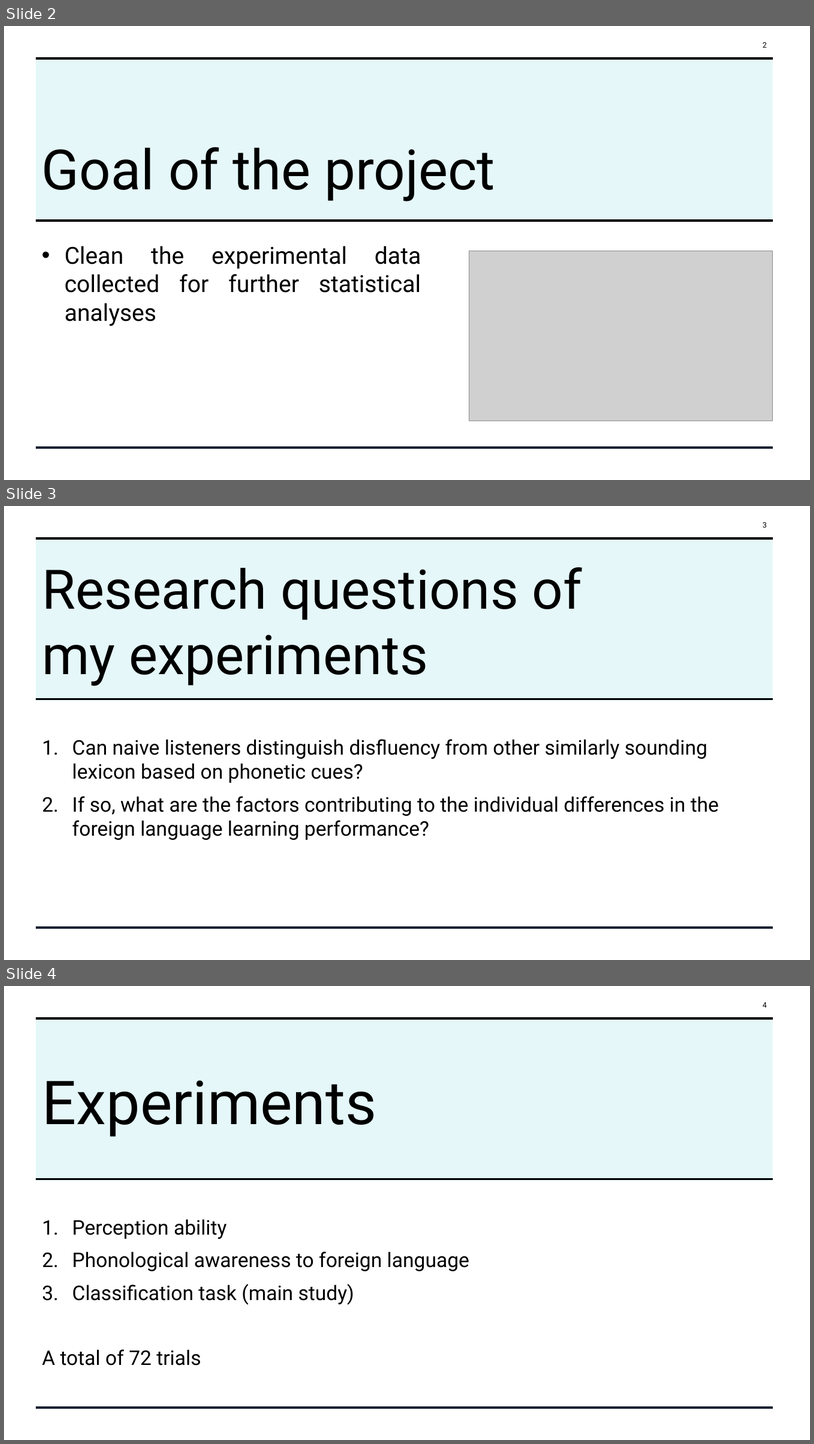
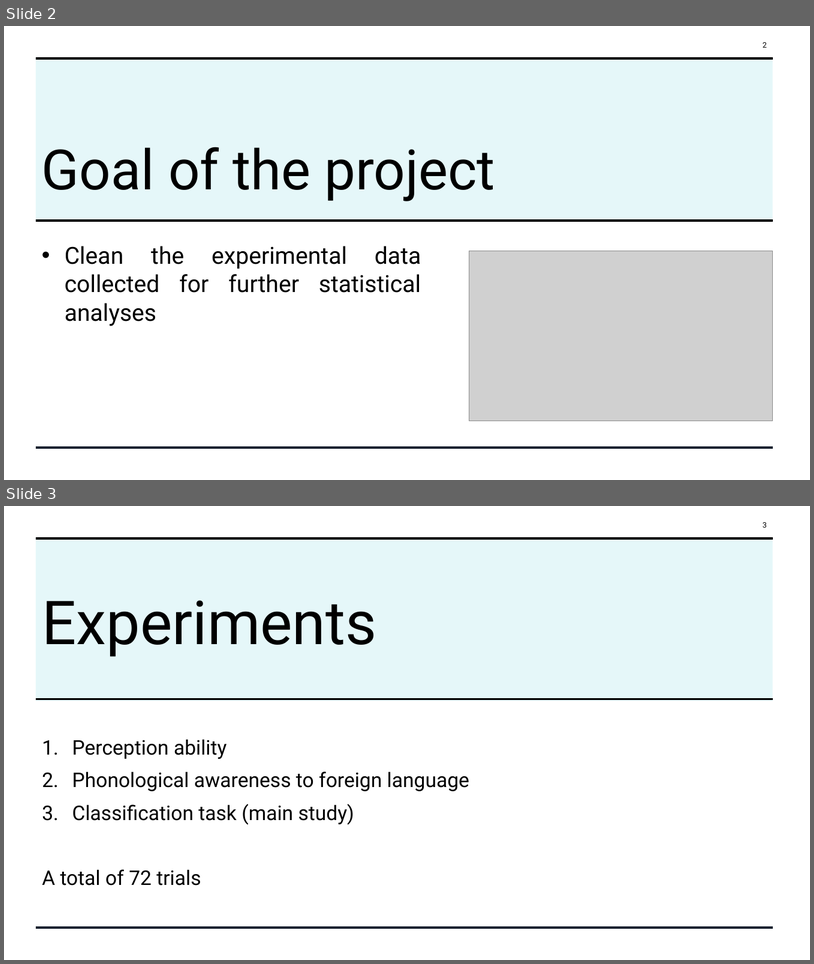
Before and after one commit to jonhnlee/EDUC-5913-Programming-fundamentals-of-Python, a slide deck: Final project presentation.pptx. Shown one above the other, each under a label of ours: slides 2, 3 and 4 before the commit, slides 2 and 3 after it. The pictures are 814x1444 and 814x964 pixels, drawn with LibreOffice and Linux fonts; fonts in the diff are those of the drawing; grey boxes stand for pictures. Boxes give left, top, right and bottom in pixels: in the first picture for what was removed or moved away, otherwise in the second. Text is boxed around its words. In the diff, an @@ line names an element or a change of style, - is before the commit and + after.

```diff
--- a/Final project presentation.pptx
+++ b/Final project presentation.pptx
@@ slide 3 removed at [4, 506, 810, 960], background #FFFFFF @@
@@ page number removed at [763, 522, 767, 528] @@
-3
@@ rectangle removed at [35, 538, 773, 701] @@
@@ line removed from (36, 538) to (773, 538) @@
@@ title removed at [42, 567, 582, 686] @@
-Research questions of my experiments
@@ line removed from (36, 699) to (773, 699) @@
@@ text removed at [72, 739, 719, 840] @@
-1. Can naive listeners distinguish disfluency from other similarly sounding lexicon based on phonetic cues?
-2. If so, what are the factors contributing to the individual differences in the foreign language learning performance?
@@ line removed from (36, 927) to (773, 927) @@
@@ what was slide 4 is now slide 3 @@
@@ page number at [763, 522, 767, 528]: text changed @@
-4
+3
```
